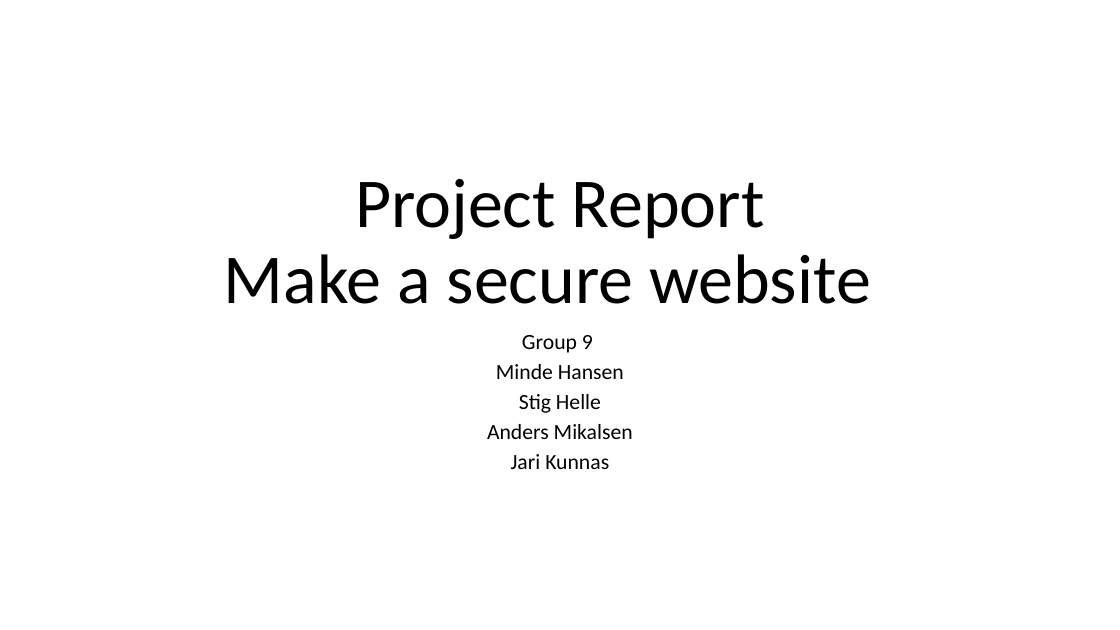
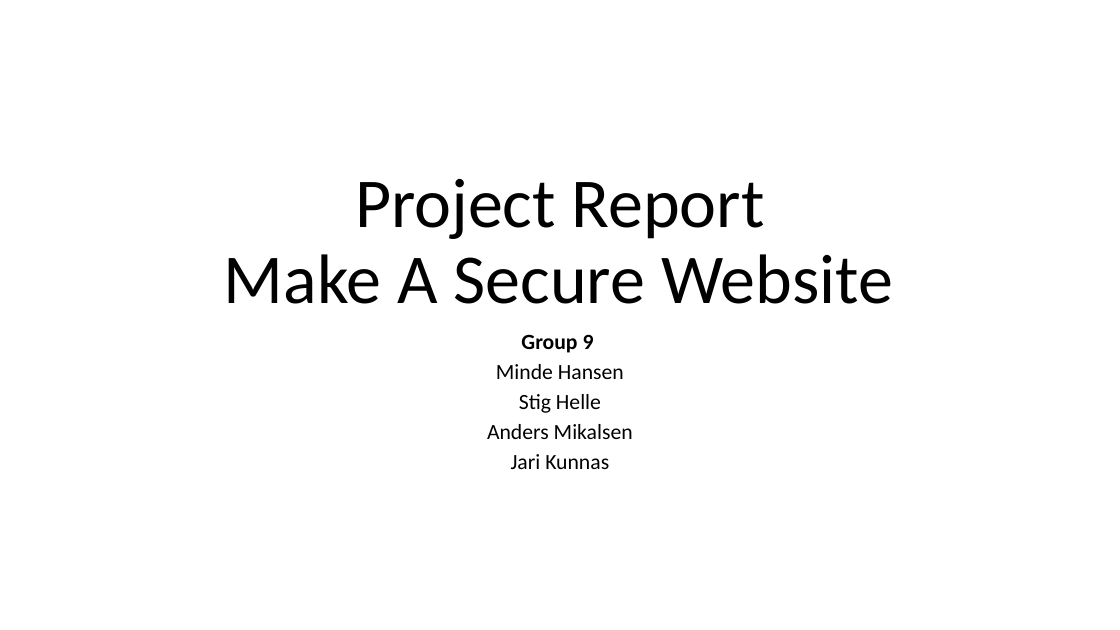
Before and after one commit to jkunnas58/dat250_netbank_fall_2020, a slide deck: slide 1 of Project_report_group_9.pptx. Drawn at 1120x630 pixels with LibreOffice and Linux fonts; fonts in the diff are those of the drawing. Boxes give left, top, right and bottom in pixels: in the first picture for what was removed or moved away, otherwise in the second. Text is boxed around its words. In the diff, an @@ line names an element or a change of style, - is before the commit and + after.

Commit message:
Updated Report Presentation
Updated some slides and made a shell layout to start working on the report

```diff
--- a/Project_report_group_9.pptx
+++ b/Project_report_group_9.pptx
@@ title at (224, 179, 893, 304): text changed @@
-Project Report
-Make a secure website
+Project Report
+Make A Secure Website
@@ subtitle at (521, 334, 594, 353): bold on in "Group 9" @@
```
Also in this commit, not shown: 2 other slides changed, 17 slides added, 1 other file.
